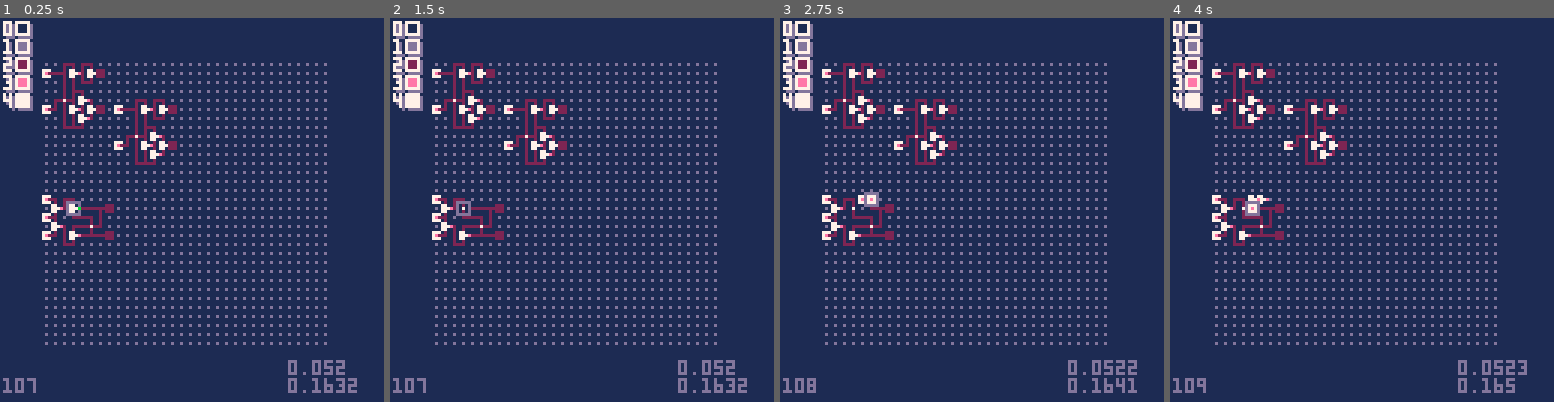
Above: before the commit, frames 1-4 (left to right).
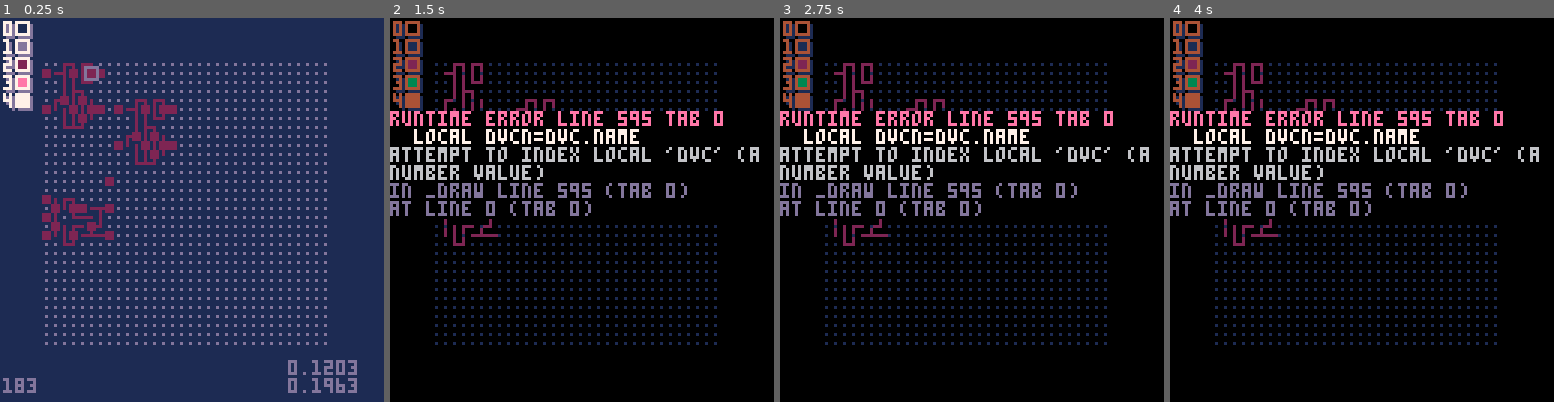
Above: after the commit, the same moments.

Repository: SestrenExsis/NANDGate
Game: PICO-8 cartridge nandgate.p8
Same seed, same stepped clock (60 frames per second), same inputs: the game is played once before the commit and once after it.
Inputs:
- Up to frame 1 (0.25 s): no input
- Up to frame 2 (1.5 s): tap X (X key) at 0.33, 1.07 s; tap O (Z key) at 0.7 s
- Up to frame 3 (2.75 s): hold Right 1.6-2.1 s; tap O (Z key) at 1.7, 2.1, 2.5 s; tap X (X key) at 1.85 s; hold Up 2.15-2.42 s; hold Right from 2.47 s (still down)
- Up to frame 4 (4 s): tap O (Z key) at 2.9, 3.3, 3.7 s; tap X (X key) at 2.97 s; release Right at 3.03 s; hold Left 3.08-3.58 s; hold Down 3.63-3.97 s

The runs differ from the first frame. In frame 1, 2.0% of the frame differs, in the area x 4-93%, y 12-98%; in frame 2, 99%; in frame 3, 99%; in frame 4, 99%, in the area x 0-100%, y 0-100%.
Error after the commit: runtime error line 595 tab 0; local dvcn=dvc.name; attempt to index local 'dvc' (a number value)

Commit message:
Load commands from the spritesheet

Diff:
--- a/nandgate.p8
+++ b/nandgate.p8
@@ -139,7 +139,7 @@
 function grid:run(
 	cmds -- commands : table
 )
-	local i=0
+	local i=1
 	while i<#cmds do
 		local cmd=cmds[i]
 		if cmd==1 then
@@ -172,7 +172,7 @@
 			self:move(a,b)
 			i+=3
 		else
-			i+=1
+			break
 		end
 	end
 end
@@ -343,7 +343,16 @@
 	-- grid
 	printh("",_cart,true)
 	_g=grid:new(32,32)
+	cmds={}
+	for y=0,127 do
+		for x=0,127 do
+			local c=sget(x,y)
+			add(cmds,c)
+		end
+	end
+	_g:run(cmds)
 	-- add starting devices
+	--[[
 	_g:setx(1)
 	_g:sety(1)
 	_g:run(_cmds.half_adder)
@@ -353,6 +362,7 @@
 	_g:setx(1)
 	_g:sety(16)
 	_g:run(_cmds.sr_flip_flop)
+	--]]
 	printh("-- interactive",_cart)
 	-- alter color palette
 	_pals={
@@ -705,5 +715,11 @@
 10120172152666636866625366368666253665546266684626262543626262663666853468685347427215266686666368368684666253666253665546266368
 46266681092057215266663686662536636866625366554626668462626254362626266366685346868534742721526668666636836868466625366625366554
 62663684626668101210352666253666866625366666666557416262645464646247225266687216253711526668666262666853666636666554686864646874
-17817817810000000000000000000000000000000017417417617617417417617617417417617617417417617617417417617617417417617617417417617617
-41741761761741741761761741741761761741741761761741741761761741741761761741741000000000000000000000000000000000000000000000000000
+17817817817617617617617615278178178178172172172172153547617415576176174174176176176178176178174178178178155781781781781761721547
+61781761721547617415578172172174178178174172155721781721721761721547617415576172174178172176154761741557217817217415455781721781
+74154557417817417417215354557817817217217817817817815354557417417617617417417817817817817217617617617217217217217217217217617617
+81721527217217617815276172174178153545574178153545574174172174172174172174172172176172172172172172174174174178178178176176172172
+17417817217217417617417417217417817817617417817617417817817617417417217217217217415354557817815354557817815354557617215455525354
+55721721545576176172154557617617815574178178152535455741761741545578178178178178178178178178176174178174172176174178178178174172
+17817817617817817417617817617617617417217217617417417217617417217617217617217817817215455741721545578178154557417415576172154557
+41741741535455781781781781535455761761761545576176154550000000000000000000000000000000000000000000000000000000000000000000000000
